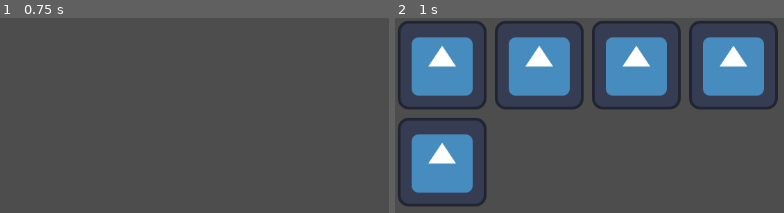
Above: before the commit, frames 1-2 (left to right).
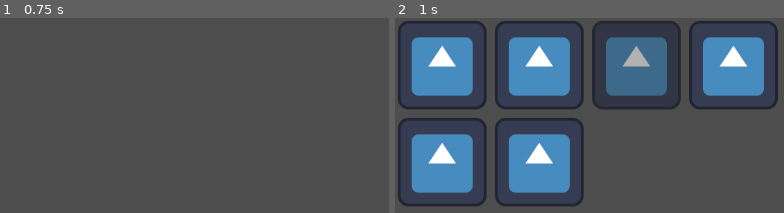
Above: after the commit, the same moments.

Repository: Simon-Kahre/nTCG
Game: Godot game, scene res://scenes/testingEnv.tscn
Two runs of this game, one before a commit and one after it. Both use one fixed random seed, a clock stepped at 60 frames per second and the inputs below. The engine's default icon, where the game draws it, is replaced by a stand-in: a white triangle on a blue panel in a dark square.
Inputs:
- Up to frame 1 (0.75 s): tap Enter at 0.5 s
- Up to frame 2 (1 s): tap Space at 0.77 s

Frame 1 is identical in both runs. In frame 2, 11% of the frame differs, in the area x 25-70%, y 9-97%.

Commit message:
Update collection scene to indicate which cards are collected and not

Diff:
--- /dev/null
+++ b/trading-card-game/assets/createdObjects/card2.tscn
@@ -0,0 +1,12 @@
+[gd_scene format=3 uid="uid://2y6gt8te51gf"]
+
+[ext_resource type="Script" uid="uid://8ceibesgs8dl" path="res://scripts/card.gd" id="1_3183q"]
+[ext_resource type="Texture2D" uid="uid://4nrimwk7qrxg" path="res://assets/sprites/icon.svg" id="2_wgwt2"]
+
+[node name="Card" type="Node2D" unique_id=214170236]
+script = ExtResource("1_3183q")
+
+[node name="Sprite2D" type="Sprite2D" parent="." unique_id=813889126]
+position = Vector2(308, 297)
+scale = Vector2(1, 2)
+texture = ExtResource("2_wgwt2")
--- a/trading-card-game/scenes/collection.gd
+++ b/trading-card-game/scenes/collection.gd
@@ -6,11 +6,16 @@
 
 func _ready() -> void:
 	allCards = get_parent().allCards
+	var collectedCards = get_parent().find_child("Node").cards
 	#var pos = 100
 	for card in allCards:
 		var createdCard = card.instantiate()
 		var sprite: Sprite2D = createdCard.get_child(0)
 		var button = Button.new()
+		if not card in collectedCards:
+			button.add_theme_color_override("icon_normal_color", Color(0.8,0.8,0.8,0.8 ))
+			button.add_theme_color_override("icon_hover_color", Color(0.8,0.8,0.8,0.8 ))
+			button.add_theme_color_override("icon_pressed_color", Color(0.8,0.8,0.8,0.8 ))
 		button.set_button_icon(sprite.texture)
 		override_styleboxes(button)
 		button.add_theme_stylebox_override("pressed", pressColor)
--- a/trading-card-game/scenes/testingEnv.tscn
+++ b/trading-card-game/scenes/testingEnv.tscn
@@ -3,10 +3,11 @@
 [ext_resource type="Script" uid="uid://cinjnthqywstv" path="res://scripts/testing_env.gd" id="1_20xah"]
 [ext_resource type="PackedScene" uid="uid://c4yebayx7t6l3" path="res://assets/createdObjects/card.tscn" id="1_hhmql"]
 [ext_resource type="Script" uid="uid://clcxwv6rqpu0u" path="res://scripts/player.gd" id="3_20xah"]
+[ext_resource type="PackedScene" uid="uid://2y6gt8te51gf" path="res://assets/createdObjects/card2.tscn" id="3_xtw5v"]
 
 [node name="Main" type="Node2D" unique_id=1088991301]
 script = ExtResource("1_20xah")
-allCards = Array[PackedScene]([ExtResource("1_hhmql"), ExtResource("1_hhmql"), ExtResource("1_hhmql"), ExtResource("1_hhmql"), ExtResource("1_hhmql")])
+allCards = Array[PackedScene]([ExtResource("1_hhmql"), ExtResource("1_hhmql"), ExtResource("3_xtw5v"), ExtResource("1_hhmql"), ExtResource("1_hhmql"), ExtResource("1_hhmql")])
 
 [node name="Node" type="Node" parent="." unique_id=1948156395]
 script = ExtResource("3_20xah")
